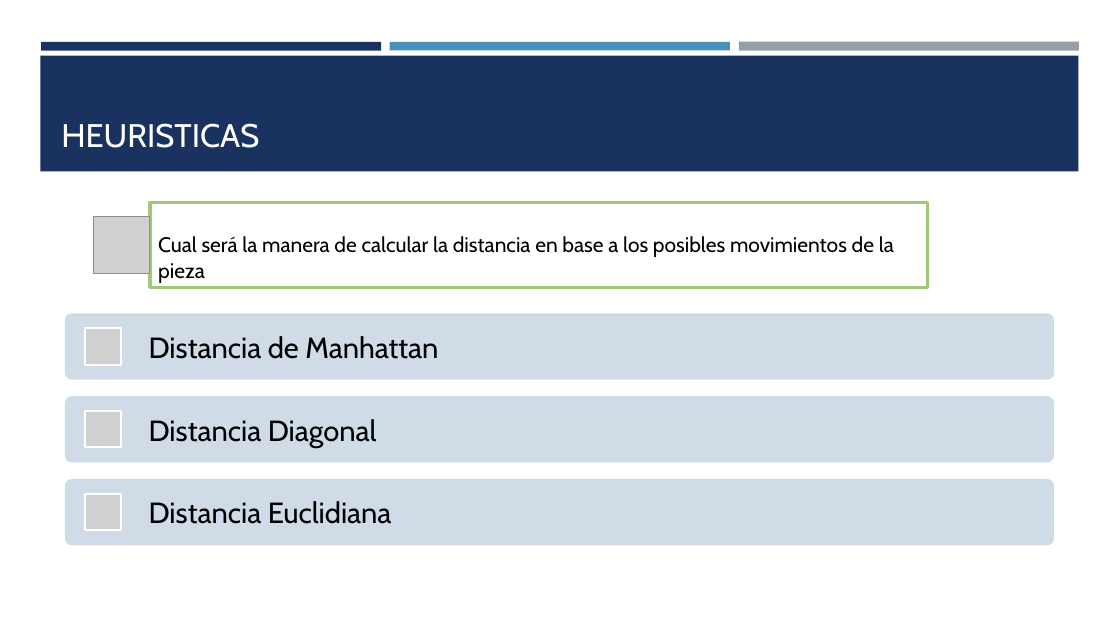
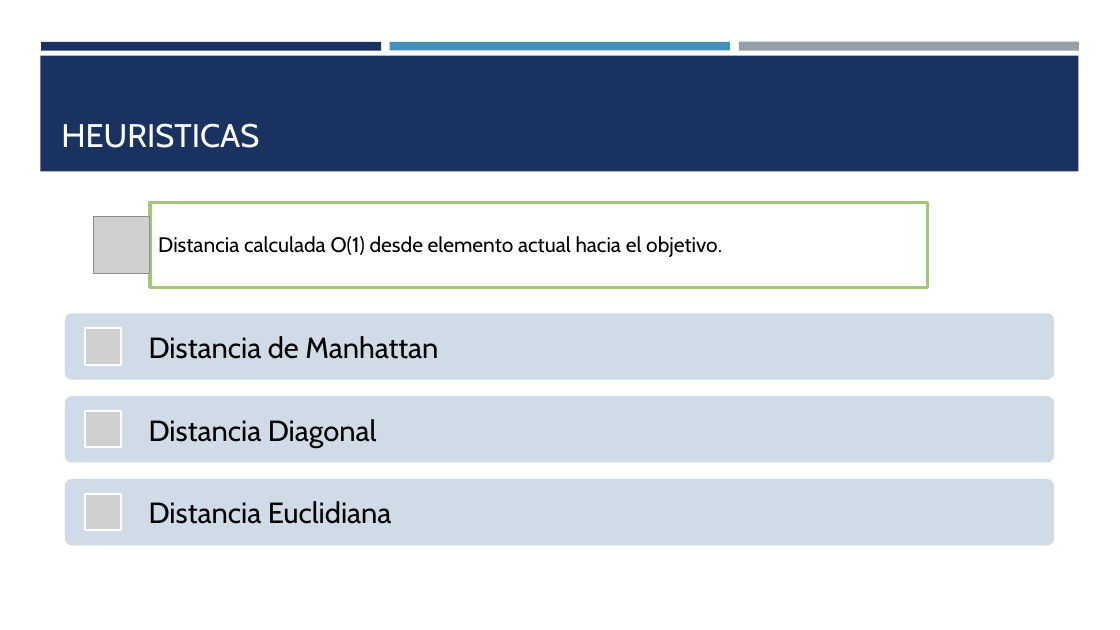
Before and after one commit to Martin-Roberto-lecuona/TP_Algoritmo_GRAFO, a slide deck: slide 6 of presentacion/algoritmo A.pptx (slide 4 before the commit). Drawn at 1120x630 pixels with LibreOffice and Linux fonts; fonts in the diff are those of the drawing; grey boxes stand for pictures. Boxes give left, top, right and bottom in pixels: in the first picture for what was removed or moved away, otherwise in the second. Text is boxed around its words. In the diff, an @@ line names an element or a change of style, - is before the commit and + after.

```diff
--- a/presentacion/algoritmo A.pptx
+++ b/presentacion/algoritmo A.pptx
@@ text in rectangle at [158,236,722,257]: text changed @@
-Cual será la manera de calcular la distancia en base a los posibles movimientos de la pieza
+Distancia calculada O(1) desde elemento actual hacia el objetivo.
```
Also in this commit, not shown: 2 other slides changed, 12 slides added, 6 slides removed, 4 other files.
